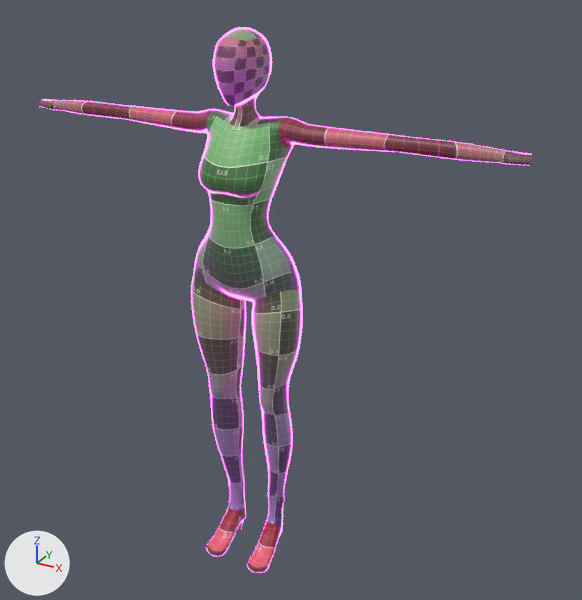
The Blender file BlackWidow.blend as it was, and as the next commit left it.
The view is the same before and after, from a 50 mm camera at (1.29, -2.03, 2.04) aimed at (0.12, 0.1, 0.97). The lights are fixed; the arrows at lower left show +X, +Y and +Z. The picture after the commit comes second.

The first picture shows 'Grid Boob'.
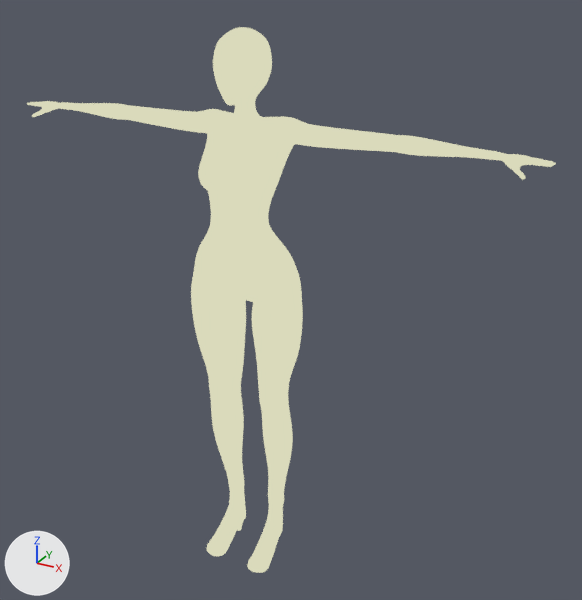
Changed parts and their boxes [x1, y1, x2, y2] in the pictures (582 x 600 px; the box of a moved part takes in the faces that stretch with it):
'Grid Boob', surface changed, reshaped (7% wider): before [38, 27, 532, 573]; after [27, 27, 556, 573]
part 1 of me_cube_003, cut back: before [38, 99, 532, 166]; after [27, 101, 556, 180]
part 2 of me_cube_003, moved or reshaped: before [246, 85, 266, 105]; after [246, 86, 265, 105]

Diff of the bpy script that builds the scene:
```diff
--- a/BlackWidow.blend.py
+++ b/BlackWidow.blend.py
@@ mat_material @@
 mat_material = bpy.data.materials.new('Material')
-# nodes: BsdfPrincipled, Emission, Fresnel, MixShader, OutputMaterial, TexImage
-# colours: pink #ff60fe
-# uses the picture img_grid_png
+# nodes: CombineColor, FloatCurve, OutputMaterial, SeparateColor
+# colours: light grey #dadada
@@ me_cube_003 @@
 # used by ob_grid_boob; location = (0.0, 0.0, 0.0)
-me_cube_003.from_pydata(...)  # 658 vertices, 618 faces; spans x 0.0..0.85, y -0.13..0.14, z 0.0..1.83
+me_cube_003.from_pydata(...)  # 1052 vertices, 1020 faces; spans x 0.0..0.91, y -0.13..0.14, z 0.0..1.83
+# me_cube_003 part 1: 24 vertices moved from x 0.51..0.85, y 0.02..0.09, z 1.51..1.56 to x 0.51..0.85, y 0.02..0.08, z 1.5..1.57; 27 vertices removed from x 0.75..0.85, y 0.02..0.08, z 1.51..1.56; 421 vertices added at x 0.7..0.91, y -0.01..0.09, z 1.5..1.55
+# me_cube_003 part 2: 1 vertex moved from x 0.07, y 0.04, z 1.66 to x 0.06, y 0.03, z 1.65
 me_cube_003.materials.append(mat_material)
```
